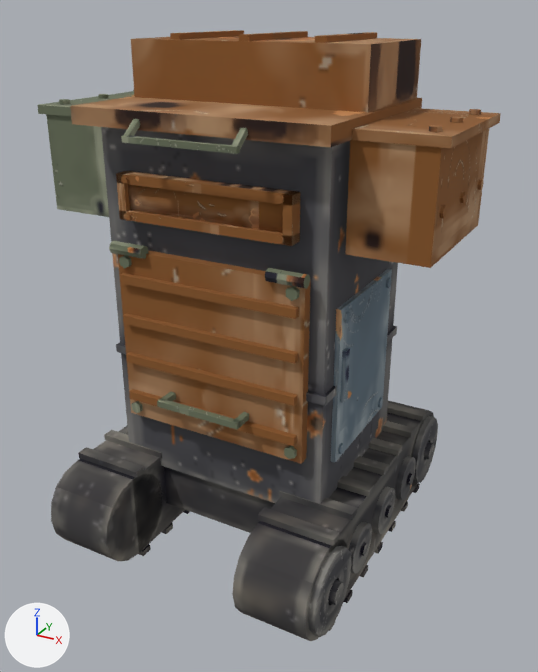
The glTF model art/models/Bruiser/Bruiser.glb as it was, and as the next commit left it.
Camera for both pictures: a 50 mm lens placed at (3.4, -6.01, 5.1), pointed at (0.14, -0.07, 2.13). Lighting does not change. The marker at lower left points along +X, +Y and +Z. The picture after the commit comes second. Vertices at exactly the same position are counted once.

The first picture shows 'Body', 'FridgePanel', 'LidHardware', 'LidPlates', 'RoadWheels', 'ShoulderL', 'ShoulderR', 'Treads', 'Visor', 'VisorFrame'.
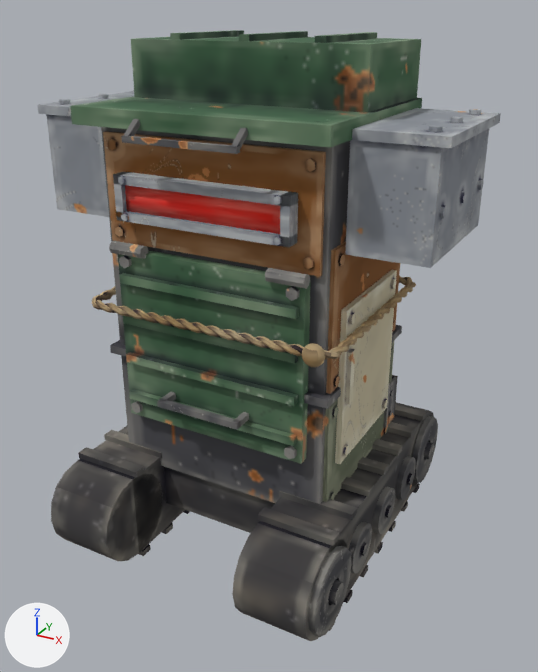
Changed parts and their boxes [x1, y1, x2, y2] in the pictures (538 x 672 px; the box of a moved part takes in the faces that stretch with it):
'LidPlates', surface changed (brown to green): [70, 30, 422, 464] in both
'Body', reshaped: before [101, 127, 398, 504]; after [101, 127, 402, 504]
'ShoulderR', surface changed (brown to grey): [345, 108, 501, 268] in both
'FrontUpperPanel', added (brown): after [103, 131, 326, 277]
'FridgePanel', surface changed: [335, 270, 392, 462] in both
'VisorFrame', surface changed: [116, 172, 298, 246] in both
'ShoulderL', surface changed (green to grey): [37, 90, 134, 217] in both
'Visor', surface changed, moved: before [128, 184, 283, 233]; after [125, 185, 280, 234]
'LidHardware', surface changed: [109, 119, 310, 459] in both
'Lashing', added: after [92, 276, 416, 367]
'RightUpperPanel', added (brown): after [326, 241, 400, 394]
'RightLowerPanel', added: after [323, 341, 394, 502]
'Brackets', added: after [383, 375, 398, 428]
part 1 of me_body, moved or reshaped: before [116, 326, 397, 406]; after [110, 325, 402, 409]

Diff of the bpy script that builds the scene:
```diff
--- a/art/models/Bruiser/Bruiser.glb.py
+++ b/art/models/Bruiser/Bruiser.glb.py
@@ mat_fridgepanel @@
 mat_fridgepanel = principled_material('FridgePanel')
-mat_fridgepanel.texture = img_image_4
+mat_fridgepanel.texture = img_image_15
 mat_fridgepanel.roughness = 1.0
@@ mat_lidplates @@
 mat_lidplates = principled_material('LidPlates')
-mat_lidplates.texture = img_image_5
+mat_lidplates.texture = img_image_16
 mat_lidplates.roughness = 1.0
@@ mat_lidhardware @@
 mat_lidhardware = principled_material('LidHardware')
-mat_lidhardware.texture = img_image_6
+mat_lidhardware.texture = img_image_17
 mat_lidhardware.roughness = 1.0
@@ mat_visorframe @@
 mat_visorframe = principled_material('VisorFrame')
-mat_visorframe.texture = img_image_7
+mat_visorframe.texture = img_image_18
 mat_visorframe.roughness = 1.0
@@ mat_visor @@
 mat_visor = principled_material('Visor')
-mat_visor.texture = img_image_8
+mat_visor.texture = img_image_19
 mat_visor.roughness = 1.0
@@ mat_shoulderl @@
 mat_shoulderl = principled_material('ShoulderL')
-mat_shoulderl.texture = img_image_9
+mat_shoulderl.texture = img_image_20
 mat_shoulderl.roughness = 1.0
@@ mat_shoulderr @@
 mat_shoulderr = principled_material('ShoulderR')
-mat_shoulderr.texture = img_image_10
+mat_shoulderr.texture = img_image_21
 mat_shoulderr.roughness = 1.0
@@ me_body @@
-me_body.from_pydata(...)  # 16 vertices, 24 faces; spans x -1.13..1.13, y -0.88..0.88, z 0.8..4.2
+me_body.from_pydata(...)  # 16 vertices, 24 faces; spans x -1.17..1.17, y -0.92..0.92, z 0.8..4.2
+# me_body part 1: the loose piece of 8 vertices spanning x -1.13..1.13, y -0.88..0.88, z 2.0..2.08 is scaled about its middle by (1.04, 1.05, 1)
 me_body.materials.append(mat_body)
@@ me_visor @@
-me_visor.from_pydata(...)  # 8 vertices, 12 faces; spans x -0.77..0.77, y -0.95..-0.85, z 3.48..3.72
+me_visor.from_pydata(...)  # 8 vertices, 12 faces; spans x -0.77..0.77, y -0.99..-0.89, z 3.48..3.72
+# me_visor part 2: the whole mesh is moved by (0.0, -0.04, 0.0)
 me_visor.materials.append(mat_visor)
@@ ob_brackets @@
+ob_brackets = bpy.data.objects.new('Brackets', me_brackets)  # 248 vertices, 416 faces; spans x -1.18..1.18, y 0.64..0.93, z 1.0..3.5; in mat_brackets (picture img_image_13)
+ob_brackets.location = (0.0, 0.0, 0.0)
@@ ob_lashing @@
+ob_lashing = bpy.data.objects.new('Lashing', me_lashing)  # 3102 vertices, 6192 faces; spans x -1.3..1.3, y -1.16..1.05, z 2.45..2.65; in mat_lashing (picture img_image_11)
+ob_lashing.location = (0.0, 0.0, 0.0)
@@ ob_frontupperpanel @@
+ob_frontupperpanel = bpy.data.objects.new('FrontUpperPanel', me_frontupperpanel)  # 56 vertices, 92 faces; spans x -1.05..1.05, y -0.91..-0.85, z 3.15..4.12; in mat_frontupperpanel (picture img_image_10)
+ob_frontupperpanel.location = (0.0, 0.0, 0.0)
@@ ob_rightupperpanel @@
+ob_rightupperpanel = bpy.data.objects.new('RightUpperPanel', me_rightupperpanel)  # 56 vertices, 92 faces; spans x 1.1..1.16, y -0.8..0.8, z 2.06..3.35; in mat_rightupperpanel (picture img_image_7)
+ob_rightupperpanel.location = (0.0, 0.0, 0.0)
@@ ob_rightlowerpanel @@
+ob_rightlowerpanel = bpy.data.objects.new('RightLowerPanel', me_rightlowerpanel)  # 56 vertices, 92 faces; spans x 1.1..1.16, y -0.8..0.8, z 0.85..1.96; in mat_rightlowerpanel (picture img_image_6)
+ob_rightlowerpanel.location = (0.0, 0.0, 0.0)
```
